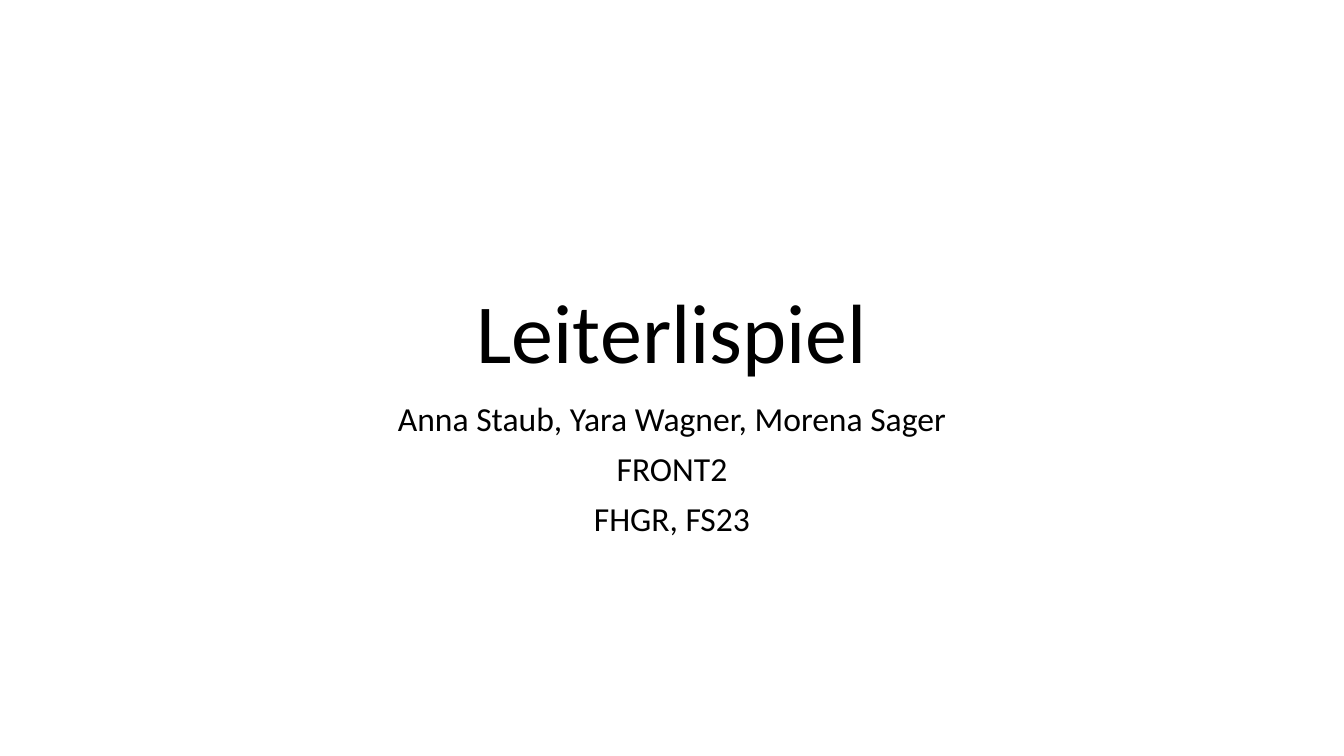
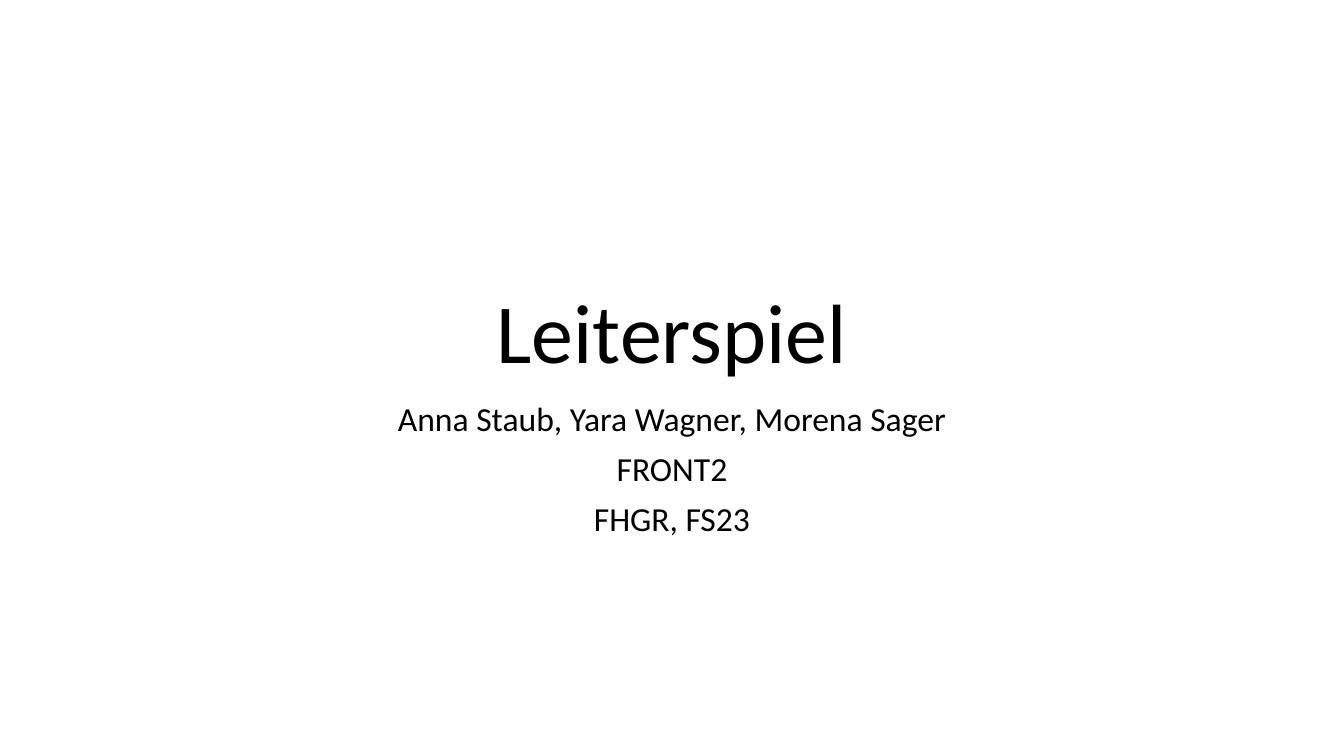
Before and after one commit to anna-staub/leiterlispiel, a slide deck: slide 1 of documents/Gruppe_C_Praesentation.pptx. Drawn at 1344x756 pixels with LibreOffice and Linux fonts; fonts in the diff are those of the drawing. Boxes give left, top, right and bottom in pixels: in the first picture for what was removed or moved away, otherwise in the second. Text is boxed around its words. In the diff, an @@ line names an element or a change of style, - is before the commit and + after.

```diff
--- a/documents/Gruppe_C_Praesentation.pptx
+++ b/documents/Gruppe_C_Praesentation.pptx
@@ title at <box>497,304,847,377</box>: text changed @@
-Leiterlispiel
+Leiterspiel
```
Also in this commit, not shown: 1 other slide changed, 1 other file.
